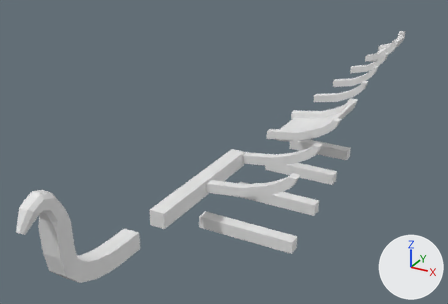
A saved change to the FBX model CustomShipsUnity/Assets/Meshes/Boat_small.fbx.
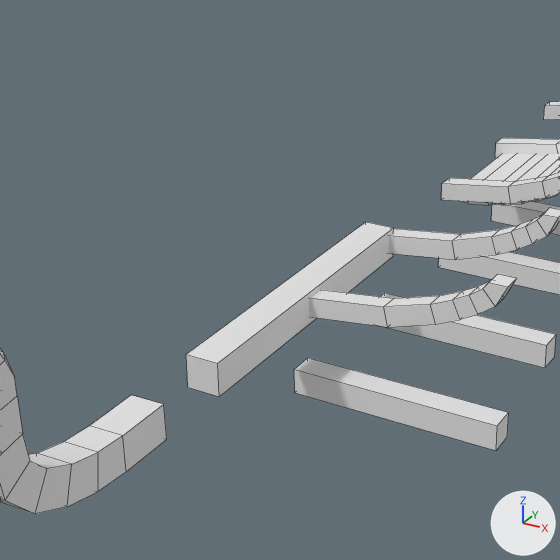
There are two pictures of each version: one whole from a camera (50 mm lens) standing at (17.32, -12.14, 8.12) and looking at (8.85, 3.27, 0.42), one close up on the part from 14% to 72% of the width and 16% to 100% of the height. Every picture has the same lights, and +X, +Y and +Z are marked at lower right. The close-ups show mesh edges as thin lines. Where no turn or scale is listed for an object, it has been applied to the vertices.

The scene before the commit, as lines of its bpy script (objects in view):
```python
me_cube_002 = bpy.data.meshes.new('Cube.002')
me_cube_002.from_pydata(...)  # a box spanning x 0.0..200.0, y -16.0..16.0, z -16.0..16.0
me_cube_002.materials.append(mat_material)  # its picture is missing
me_cube_020 = bpy.data.meshes.new('Cube.020')
me_cube_020.from_pydata(...)  # 28 vertices, 26 faces; spans x 0.0..2.1, y -0.12..0.12, z 0.08..1.05
me_cube_020.materials.append(mat_material)  # its picture is missing
me_cube_026 = bpy.data.meshes.new('Cube.026')
me_cube_026.from_pydata(...)  # 28 vertices, 26 faces; spans x 0.0..2.23, y -0.13..0.13, z 0.07..1.05
me_cube_026.materials.append(mat_material)  # its picture is missing
ob_rib_2_6m = bpy.data.objects.new('Rib_2.6m', me_cube_002)
ob_rib_2_6m.location = (10.0, 0.0, 0.0)
ob_rib_2_6m.rotation_euler = (1.571, 0.0, 0.0)  # degrees (90, 0, 0)
ob_rib_2_6m.scale = (0.013, 0.01, 0.01)
ob_rib_curved_2_0m = bpy.data.objects.new('Rib_Curved_2.0m', me_cube_020)
ob_rib_curved_2_0m.location = (10.0, 5.9, 0.79)
ob_rib_curved_2_2m = bpy.data.objects.new('Rib_Curved_2.2m', me_cube_026)
ob_rib_curved_2_2m.location = (10.0, 4.0, 0.79)
# also in view: 'Hull_Curved_2.0m_segment_1' at (10.5, 5.0, 0.94); 'Rib_Curved_2.4m' at (11.21, 2.0, 1.35); 'Rib_2.4m' at (11.2, 2.0, 0.0); 'Rib_Curved_2.6m' at (11.31, 0.0, 1.35); 'Rib_2.2m' at (11.1, 4.0, 0.0)
```
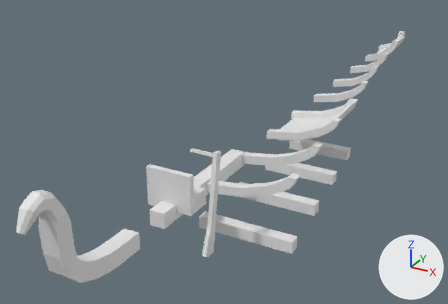
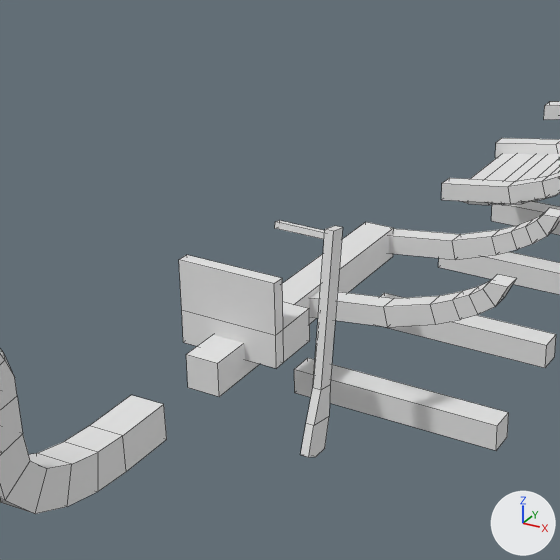
Location of each change, [x1, y1, x2, y2] in pixels of the close-ups (560 x 560 px):
'Bench_Backrest_1', added: after [179, 255, 310, 368]
'SteeringWheel_1', added: after [275, 220, 343, 457]

The change, as a list of edits to the scene's bpy script:
```text
Add me_cube_010:
    me_cube_010.from_pydata(...)  # 26 vertices, 23 faces; spans x -0.68..0.05, y -0.62..0.14, z -1.99..0.51
    me_cube_010.materials.append(mat_material)  # its picture is missing
Add me_cube_011:
    me_cube_011.from_pydata([(-0.6, -0.5, 0.0), (-0.6, -0.5, 0.4), (-0.6, 0.2, 0.0), (-0.6, 0.2, 0.4), (0.6, -0.5, 0.0), (0.6, -0.5, 0.4), (0.6, 0.2, 0.0), (0.6, 0.2, 0.4), (-0.6, -0.35, 0.0), (-0.6, -0.35, 0.4), (0.6, -0.35, 0.0), (0.6, -0.35, 0.4), (0.6, -0.35, 1.0), (0.6, -0.5, 1.0), (-0.6, -0.5, 1.0), (-0.6, -0.35, 1.0)], [], [(8, 9, 3, 2), (2, 3, 7, 6), (10, 11, 5, 4), (4, 5, 1, 0), (8, 10, 4, 0), (5, 11, 12, 13), (7, 3, 9, 11), (2, 6, 10, 8), (6, 7, 11, 10), (0, 1, 9, 8), (12, 15, 14, 13), (9, 1, 14, 15), (1, 5, 13, 14), (11, 9, 15, 12)])
    me_cube_011.materials.append(mat_material)  # its picture is missing
Add ob_steeringwheel_1:
    ob_steeringwheel_1 = bpy.data.objects.new('SteeringWheel_1', me_cube_010)
    ob_steeringwheel_1.location = (11.0, -1.0, 2.0)
Add ob_bench_backrest_1:
    ob_bench_backrest_1 = bpy.data.objects.new('Bench_Backrest_1', me_cube_011)
    ob_bench_backrest_1.location = (10.0, -1.0, 1.0)
```
